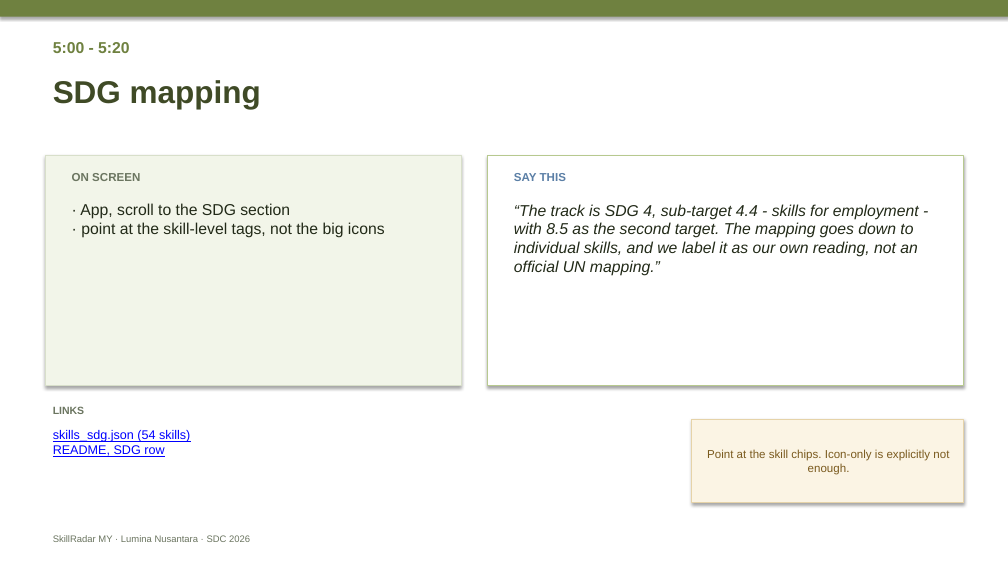
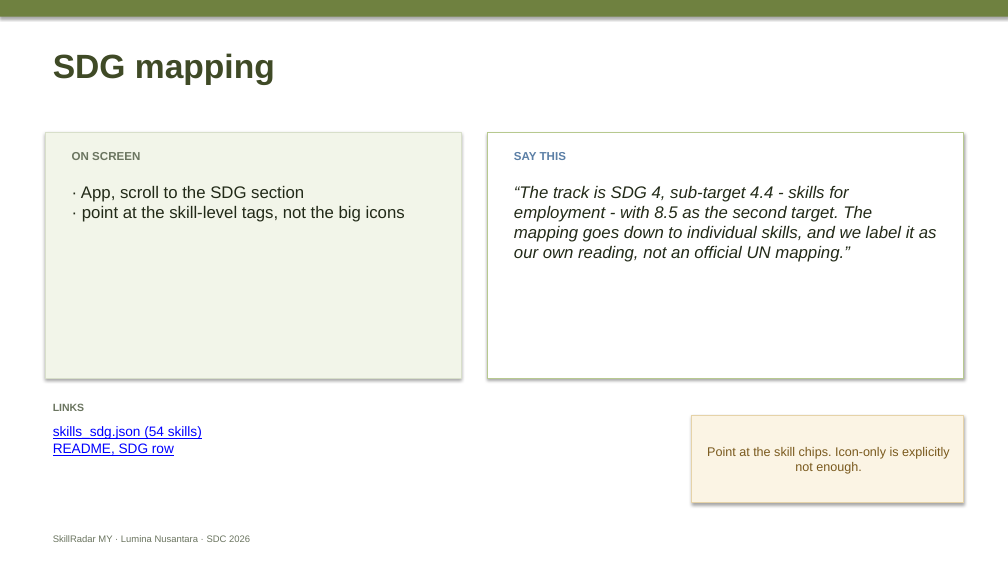
Before and after one commit to douyinlin/sdc2026-lumina-nusantara, a slide deck: slide 5 of team/CUE_DECK_4min10_to_6min.pptx (slide 6 before the commit). Drawn at 1008x567 pixels with LibreOffice and Linux fonts; fonts in the diff are those of the drawing. Boxes give left, top, right and bottom in pixels: in the first picture for what was removed or moved away, otherwise in the second. Text is boxed around its words. In the diff, an @@ line names an element or a change of style, - is before the commit and + after.

```diff
--- a/team/CUE_DECK_4min10_to_6min.pptx
+++ b/team/CUE_DECK_4min10_to_6min.pptx
@@ text "SDG mapping" moved from (x1=53, y1=80, x2=261, y2=109) to (x1=53, y1=53, x2=275, y2=85) @@
@@ text "SDG mapping" at (x1=53, y1=53, x2=275, y2=85): size 30 to 32 pt @@
@@ text removed at (x1=53, y1=42, x2=130, y2=53) @@
-5:00 - 5:20
@@ rectangle resized from (x1=45, y1=155, x2=461, y2=386) to (x1=45, y1=132, x2=461, y2=378) @@
@@ text "ON SCREEN" moved from (x1=72, y1=173, x2=140, y2=181) to (x1=72, y1=152, x2=140, y2=160) @@
@@ rectangle resized from (x1=488, y1=155, x2=964, y2=386) to (x1=488, y1=132, x2=964, y2=378) @@
@@ text "SAY THIS" moved from (x1=514, y1=173, x2=566, y2=181) to (x1=514, y1=152, x2=566, y2=160) @@
@@ text "· App, scroll to the ..." moved from (x1=80, y1=203, x2=385, y2=238) to (x1=81, y1=186, x2=405, y2=222) @@
@@ text "· App, scroll to the ..." at (x1=81, y1=186, x2=405, y2=222): size 15 to 16 pt @@
@@ text "“The track is SDG 4, ..." at (x1=514, y1=186, x2=937, y2=262): size 15 to 16 pt @@
@@ text "“The track is SDG 4, ..." moved from (x1=514, y1=204, x2=919, y2=276) to (x1=514, y1=186, x2=937, y2=262) @@
@@ rectangle "Point at the skill chips. ..." resized from (x1=692, y1=420, x2=964, y2=503) to (x1=692, y1=416, x2=964, y2=503) @@
@@ rectangle "Point at the skill chips. ..." at (x1=692, y1=416, x2=964, y2=503): size 11 to 12 pt @@
@@ text "skills_sdg.json (54 skills)" at (x1=53, y1=426, x2=202, y2=456): size 12 to 13 pt @@
```
Also in this commit, not shown: 6 other slides changed, 1 slide removed, 2 other files.
